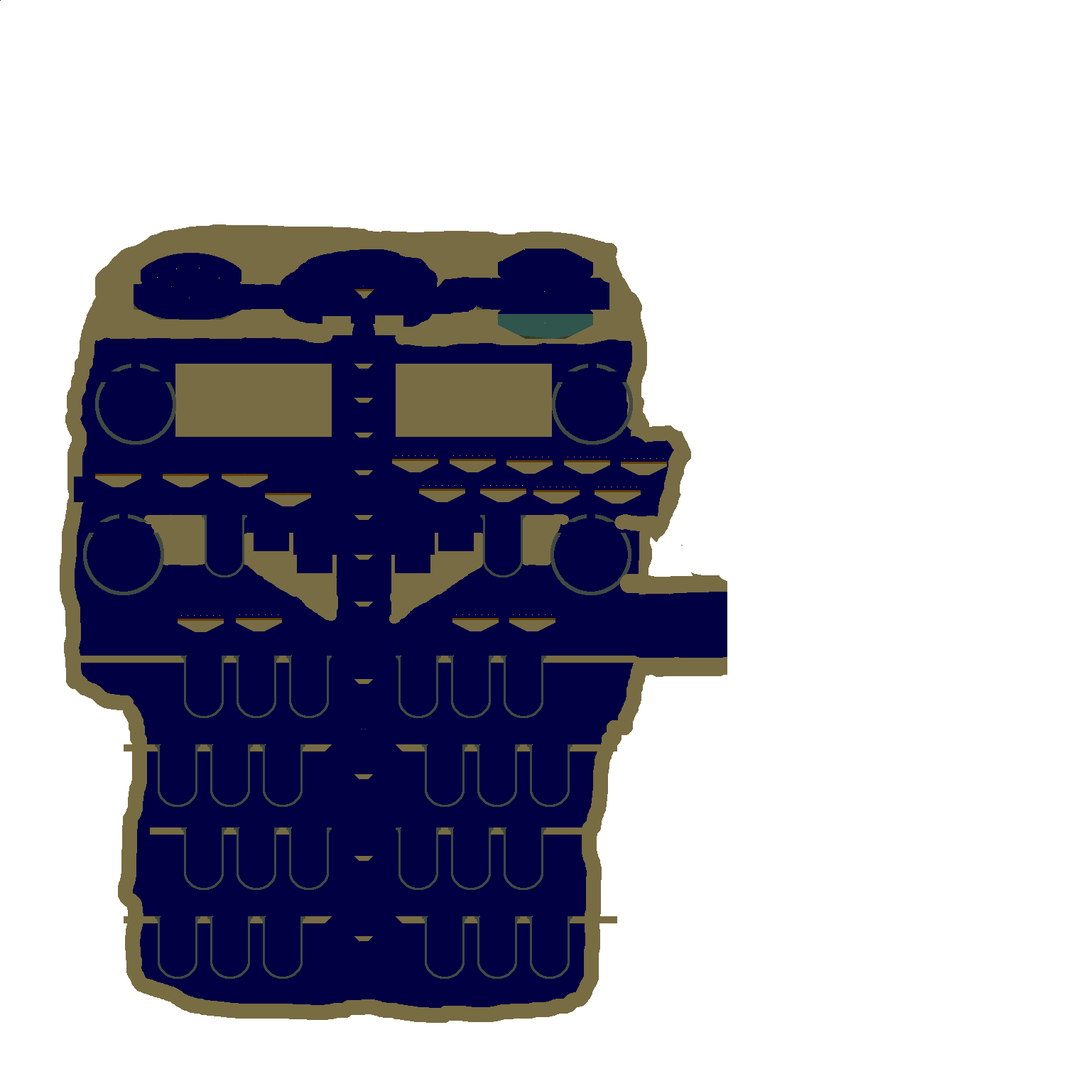
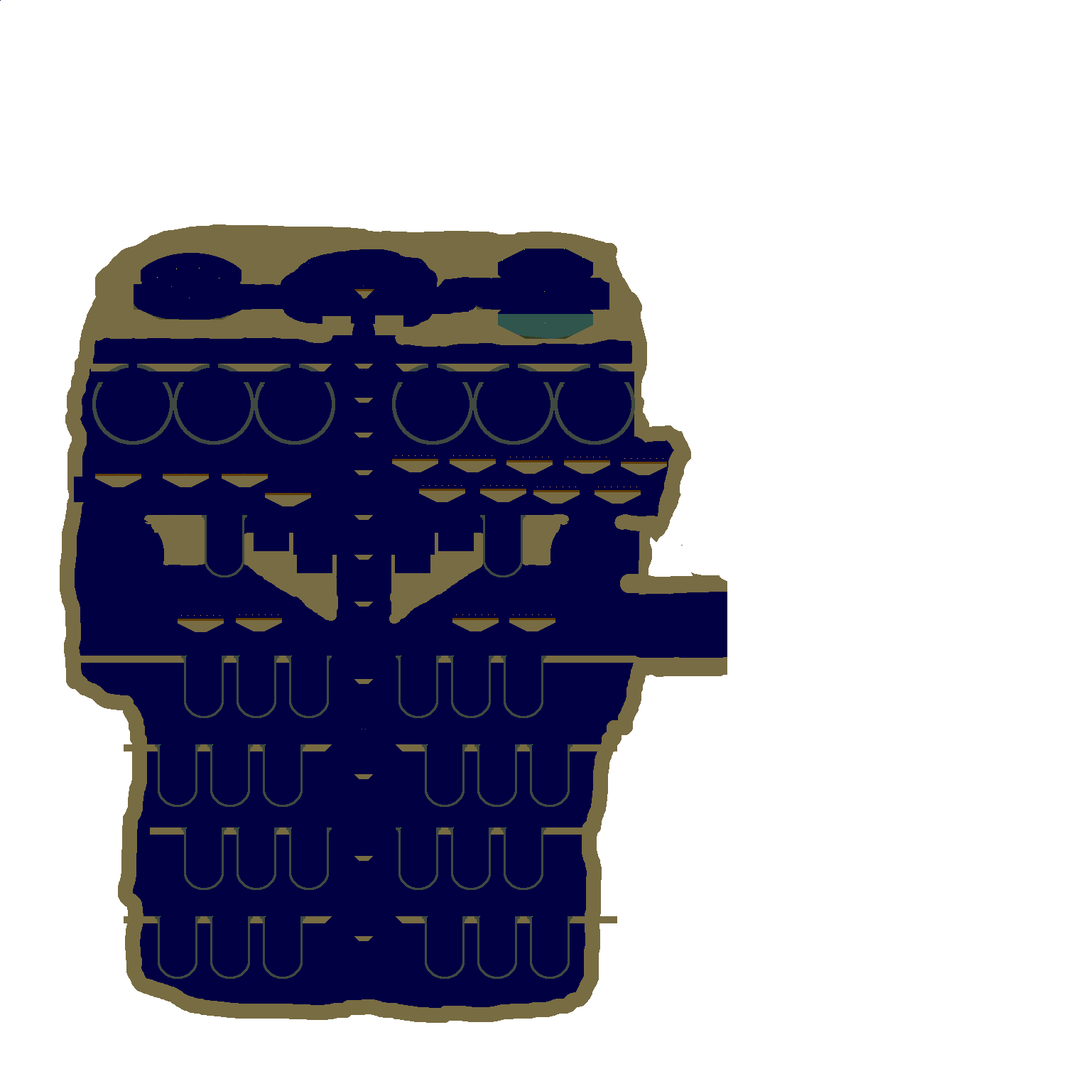
Layer changes from the first (1091, 1091) image to the second:
painted on "Background" over [83, 363, 636, 596]
